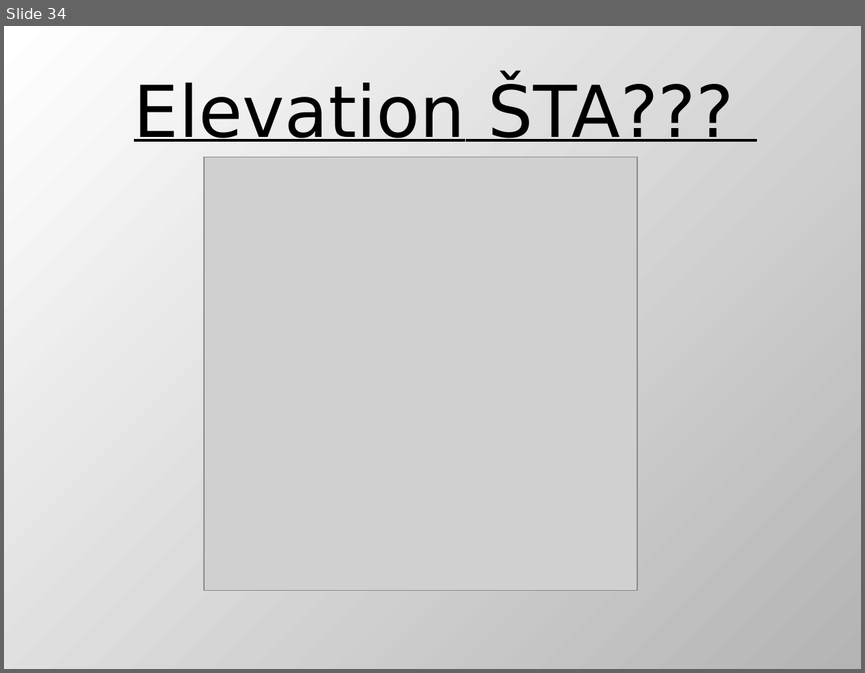
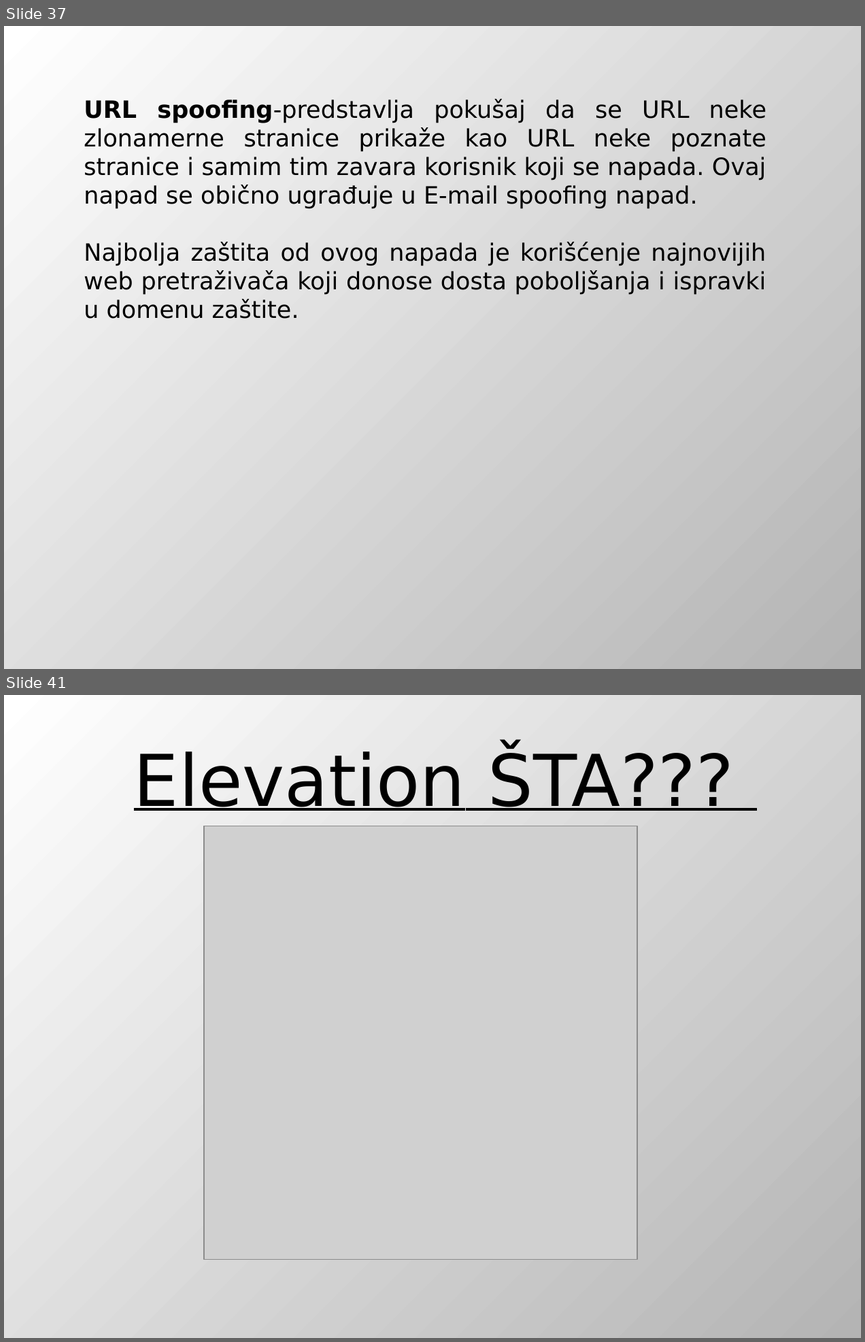
Before and after one commit to DejanUrosevic/XML-Projekat, a slide deck: Model Pretnji.pptx. Shown one above the other, each under a label of ours: slide 34 before the commit, slides 37 and 41 after it; the slides between them are not shown. The pictures are 865x673 and 865x1342 pixels, drawn with LibreOffice and Linux fonts; fonts in the diff are those of the drawing; grey boxes stand for pictures. Boxes give left, top, right and bottom in pixels: in the first picture for what was removed or moved away, otherwise in the second. Text is boxed around its words. In the diff, an @@ line names an element or a change of style, - is before the commit and + after.

Commit message:
Spoofing i tampering with data dodat u prezentaciju.

```diff
--- a/Model Pretnji.pptx
+++ b/Model Pretnji.pptx
@@ slide 37 added at box(4, 26, 861, 669), background gradient #FFFFFF to #B4B4B4 @@
@@ text added at box(84, 99, 766, 318), 20 pt, text #000000 @@
+URL spoofing-predstavlja pokušaj da se URL neke zlonamerne stranice prikaže kao URL neke poznate stranice i samim tim zavara korisnik koji se napada. Ovaj napad se obično ugrađuje u E-mail spoofing napad.
+Najbolja zaštita od ovog napada je korišćenje najnovijih web pretraživača koji donose dosta poboljšanja i ispravki u domenu zaštite.
@@ what was slide 34 is now slide 41 @@
```
Also in this commit, not shown: 1 slide changed, 6 other slides added.
